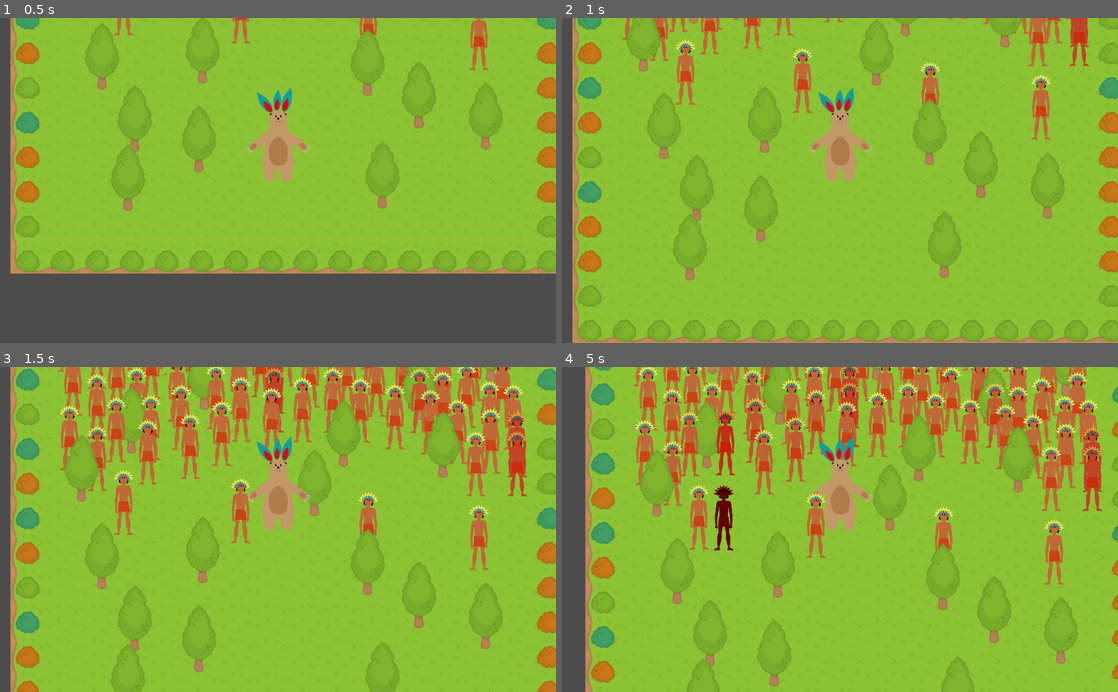
Above: before the commit, frames 1-4 (two rows, left to right).
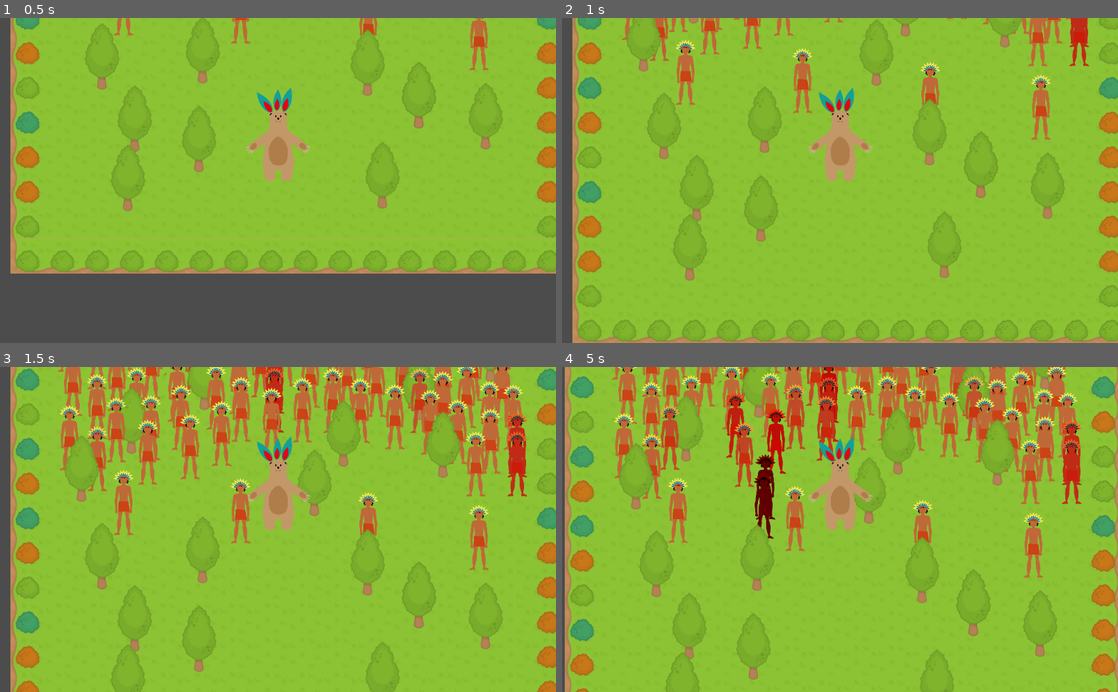
Above: after the commit, the same moments.

Repository: lendroit/welcome_thomas
Game: Godot game, scene res://World.tscn
Same seed, same stepped clock (60 frames per second), same inputs: the game is played once before the commit and once after it.
Inputs:
- Up to frame 1 (0.5 s): no input
- Up to frame 2 (1 s): tap Enter (ui_accept) at 0.5, 0.77 s; hold Up (ui_up) from 0.53 s (still down)
- Up to frame 3 (1.5 s): keep holding Up (ui_up)
- Up to frame 4 (5 s): tap Enter (ui_accept) at 1.52, 3.02, 3.77, 4.52 s; release Up (ui_up) at 2.03 s; hold Left (ui_left) 2.03-3.53 s; hold Down (ui_down) 3.53-4.28 s; hold Right (ui_right) from 4.28 s (still down)

Frame 1 is identical in both runs. In frame 2, 0.2% of the frame differs, in the area x 91-95%, y 0-15%; in frame 3, 0.6%; in frame 4, 36%, in the area x 0-100%, y 0-100%.

Commit message:
feature: angry mayans run after you

Diff:
--- a/Mayan/Mayan.gd
+++ b/Mayan/Mayan.gd
@@ -8,13 +8,12 @@
 var distance_to_initial_position = 0.0
 
 const ACCEPTABLE_DISTANCE = 0 # max distance before mayans get angry
+const MAX_DISTANCE = 30
 const MAX_ANGRINESS_BEFORE_ITS_TOO_LATE = 1.5
-const MAX_DISTANCE = 50
 const FRICTION = 0.3
-const SPEED = 0.5
+const SPEED = 50
 
 var player
-
 
 func _ready():
 	initial_position = self.position
@@ -24,6 +23,7 @@
 	_friction_force(state)
 	_get_angriness(state)
 	_turn_color(state)
+
 	if angriness < MAX_ANGRINESS_BEFORE_ITS_TOO_LATE:
 		_go_back_to_original_position_force(state)
 	else:
@@ -38,7 +38,7 @@
 	angriness = max(0.0, min(2.0, 1.0*(furthest_distance_ever - ACCEPTABLE_DISTANCE) / (MAX_DISTANCE - ACCEPTABLE_DISTANCE)))
 	#if distance_to_initial_position < ACCEPTABLE_DISTANCE*2.0:
 	if angriness <MAX_ANGRINESS_BEFORE_ITS_TOO_LATE:
-		furthest_distance_ever *= 0.99
+		furthest_distance_ever *= 0.999
 
 func _turn_color(state):
 	self.modulate.g = 1.0 - min(1.0, angriness)
@@ -59,4 +59,6 @@
 		return null
 
 func _run_after_player(state):
-	print(player.position)
+	var direction_towards_player = position.direction_to(player.position)
+	direction_towards_player = direction_towards_player.normalized()
+	state.apply_central_impulse(direction_towards_player * SPEED)
